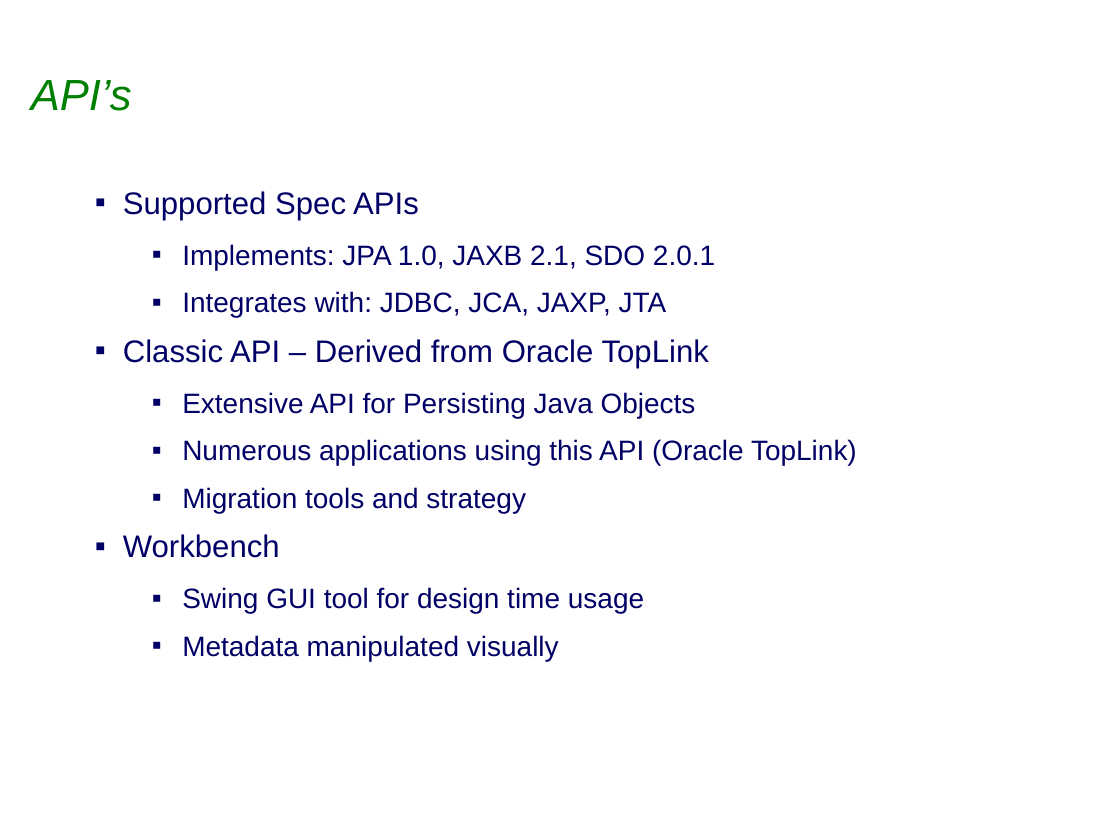
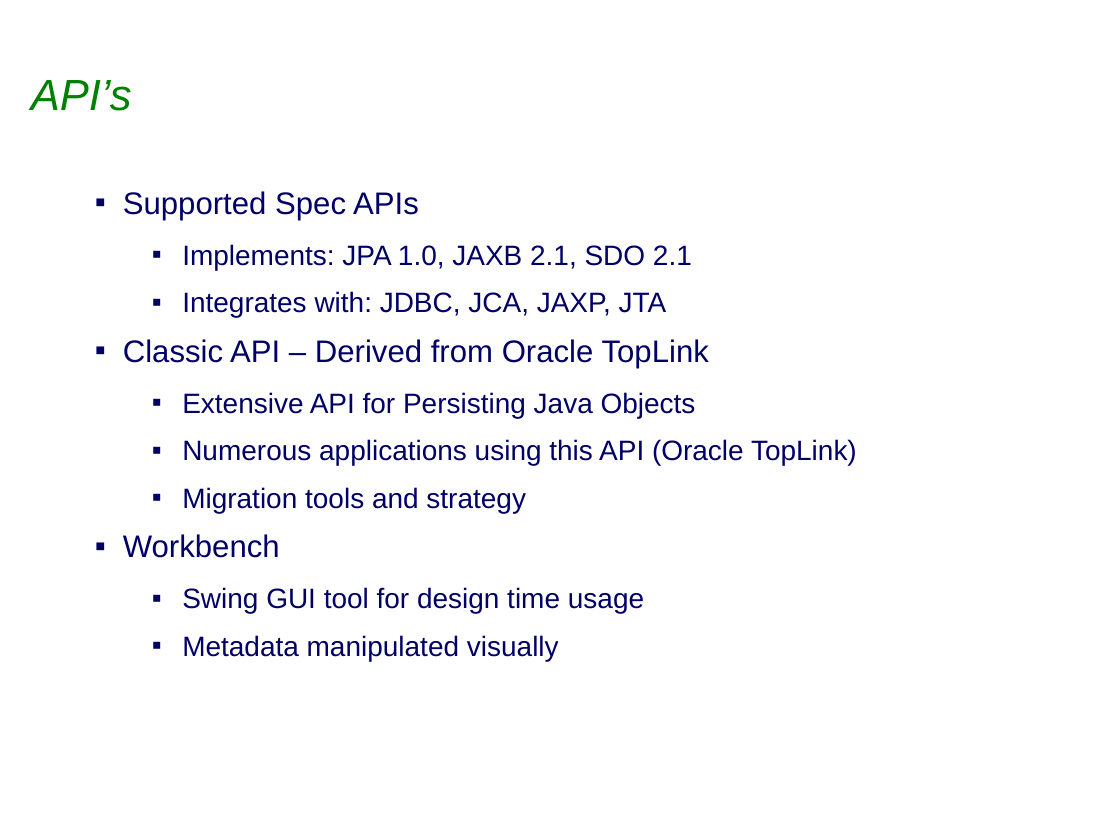
Before and after one commit to bfg-repo-cleaner-demos/eclipselink.runtime-bfg-strip-big-blobs, a slide deck: slide 16 of project-admin/Graduation_Release_Review.ppt. Drawn at 1120x840 pixels with LibreOffice and Linux fonts; fonts in the diff are those of the drawing; background and template pictures are left out. Boxes give left, top, right and bottom in pixels: in the first picture for what was removed or moved away, otherwise in the second. Text is boxed around its words. In the diff, an @@ line names an element or a change of style, - is before the commit and + after.

```diff
--- a/project-admin/Graduation_Release_Review.ppt
+++ b/project-admin/Graduation_Release_Review.ppt
@@ text at box(182, 244, 692, 270): text changed @@
-  ▪ Implements: JPA 1.0, JAXB 2.1, SDO 2.0.1
+  ▪ Implements: JPA 1.0, JAXB 2.1, SDO 2.1
```
Also in this commit, not shown: 4 other slides changed.
